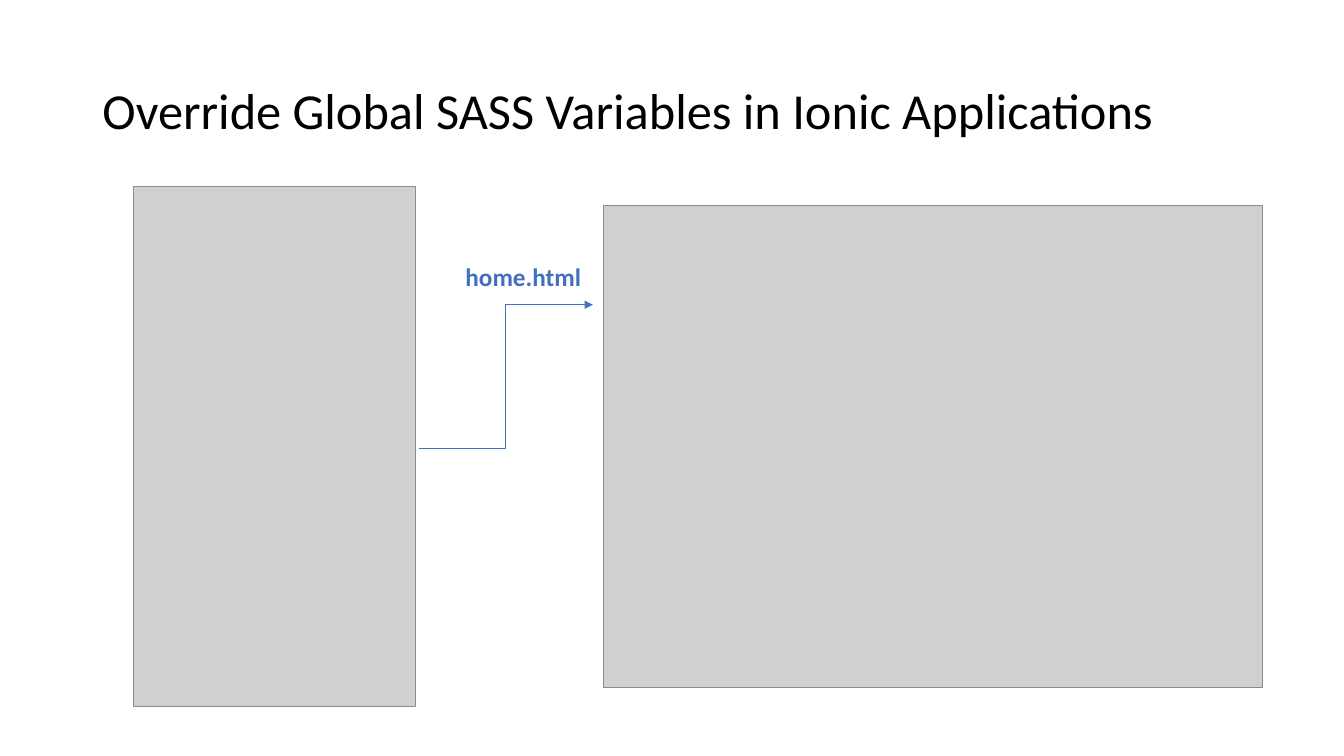
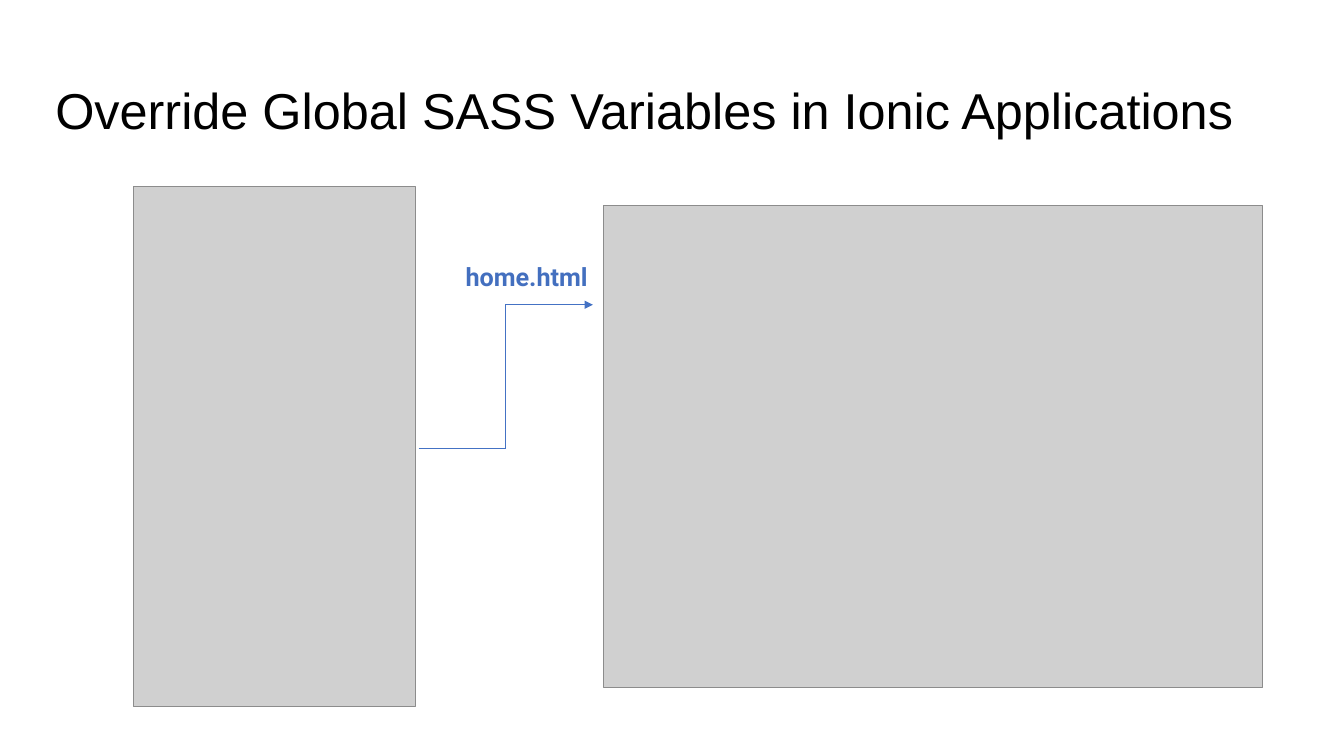
Before and after one commit to fauzisho/ionic-module-learning, a slide deck: slide 8 of 3. Design and Themes/Design and Theme.pptx. Drawn at 1344x756 pixels with LibreOffice and Linux fonts; fonts in the diff are those of the drawing; grey boxes stand for pictures. Boxes give left, top, right and bottom in pixels: in the first picture for what was removed or moved away, otherwise in the second. Text is boxed around its words. In the diff, an @@ line names an element or a change of style, - is before the commit and + after.

```diff
--- a/3. Design and Themes/Design and Theme.pptx
+++ b/3. Design and Themes/Design and Theme.pptx
@@ title "Override Global SASS Variables in ...": place and size @@
-title "Override Global SASS Variables in ..." at (102, 94, 1152, 137)
+title "Override Global SASS Variables in ..." at (55, 92, 1233, 139)
@@ title "Override Global SASS Variables in ..." at (55, 92, 1233, 139): font Calibri to Arial @@
@@ text "home.html" at (466, 267, 588, 287): font Calibri to Roboto @@
```
Also in this commit, not shown: 10 other slides changed, 3 slides added, 2 other files.
